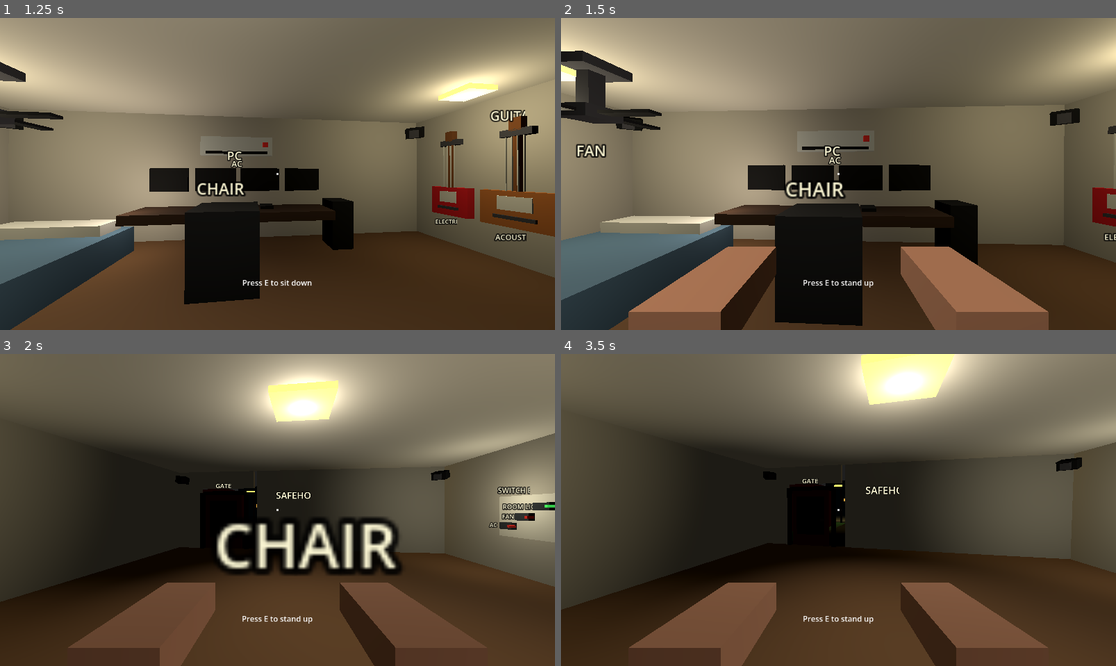
Above: before the commit, frames 1-4 (two rows, left to right).
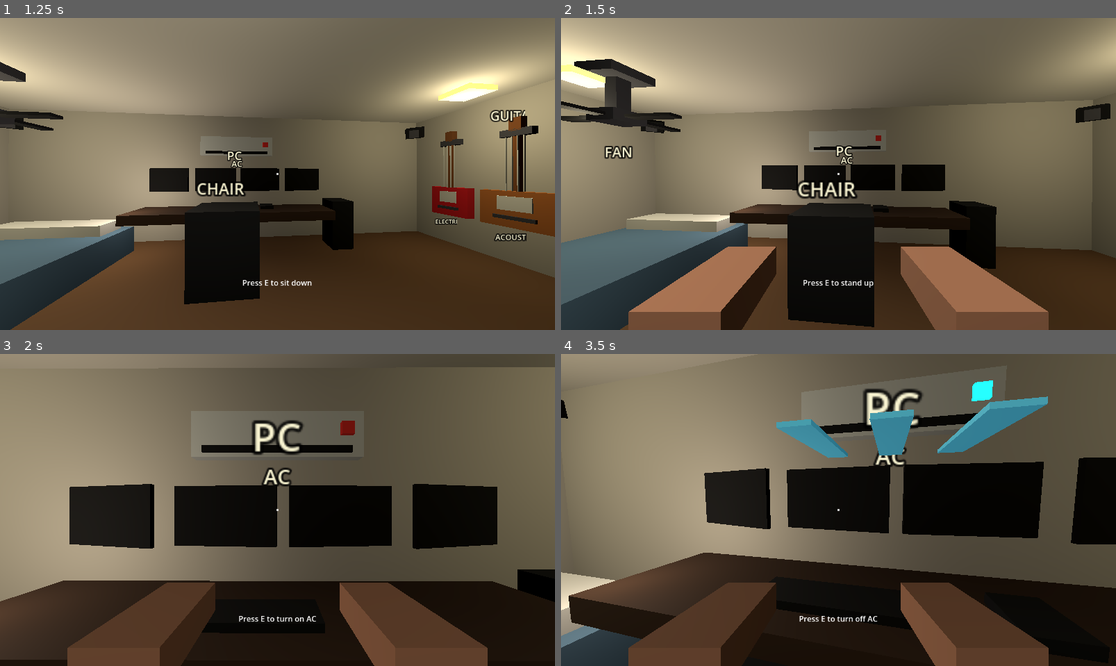
Above: after the commit, the same moments.

Repository: anonto42/my_room
Game: Godot game, scene res://scenes/main.tscn
The game is run twice, just before and just after one commit, with the same random seed, the same clock (stepped at 60 frames per second) and the same inputs.
Inputs (mouse positions are in pixels of both pictures, inside the frame that each line leads up to):
- Up to frame 1 (1.25 s): tap Enter at 0.5 s; move the mouse to (305, 174) at 0.52 s; hold W (move_forward) from 0.53 s (still down); hold E (interact) from 0.53 s (still down)
- Up to frame 2 (1.5 s): keep holding W (move_forward); move the mouse to (810, 174) at 1.27 s; release E (interact) at 1.28 s; tap E (interact) at 1.35 s
- Up to frame 3 (2 s): keep holding W (move_forward)
- Up to frame 4 (3.5 s): keep holding W (move_forward); tap E (interact) at 2, 3.05 s; move the mouse to (849, 503) at 2.02 s; hold E (interact) 2.03-2.78 s; tap Down (look_down) at 2.1 s; move the mouse to (832, 516) at 2.77 s; tap Left (look_left) at 2.85 s

Frame 1 is identical in both runs. In frame 2, 11% of the frame differs, in the area x 0-100%, y 6-100%; in frame 3, 72%; in frame 4, 82%, in the area x 0-100%, y 0-100%.

Commit message:
new locations added

Diff:
--- a/scripts/main.gd
+++ b/scripts/main.gd
@@ -245,6 +245,7 @@
 	_box(room, "Ceiling", Vector3(10, 0.2, 10), Vector3(0, 3.1, 0), _materials.ceiling, true)
 	_label(room, "SAFEHOUSE", Vector3(0, 2.05, 4.86), Vector3(0, 180, 0), 34)
 	_create_gate(room)
+	_create_apartment_entry_zone(room)
 
 
 func _create_gate(parent: Node3D) -> void:
@@ -388,6 +389,26 @@
 		if body == _player:
 			set_current_zone(&"new_harbor_city")
 			show_world_message("Entered New Harbor City")
+	)
+
+
+func _create_apartment_entry_zone(parent: Node3D) -> void:
+	var zone := Area3D.new()
+	zone.name = "ApartmentEntryZone"
+	zone.position = Vector3(3.0, 1.0, 3.2)
+	zone.collision_layer = 0
+	zone.collision_mask = LAYER_WORLD
+	parent.add_child(zone)
+	var shape := CollisionShape3D.new()
+	shape.name = "CollisionShape3D"
+	var box := BoxShape3D.new()
+	box.size = Vector3(2.4, 2.0, 2.0)
+	shape.shape = box
+	zone.add_child(shape)
+	zone.body_entered.connect(func(body: Node) -> void:
+		if body == _player:
+			set_current_zone(&"apartment")
+			show_world_message("Entered Safehouse Room")
 	)
 
 
@@ -490,7 +511,7 @@
 	var sit := Marker3D.new()
 	sit.name = "SitPosition"
 	sit.position = Vector3(0, 0.95, -0.05)
-	sit.rotation_degrees = Vector3(0, 180, 0)
+	sit.rotation_degrees = Vector3(0, 0, 0)
 	chair.add_child(sit)
 	chair.script = load("res://scripts/gaming_chair.gd")
 	chair.set("computer_path", NodePath(".."))
@@ -740,6 +761,17 @@
 		show_room_message("Player view")
 	else:
 		show_room_message("CCTV view %d of %d" % [_camera_view_index, _cctv_cameras.size()])
+
+
+func reset_camera_to_player() -> void:
+	if not _player_camera:
+		return
+	_camera_view_index = 0
+	_player_camera.current = true
+	for cam in _cctv_cameras:
+		cam.current = false
+	if _player and _player.has_method("set_external_camera_view"):
+		_player.set_external_camera_view(false)
 
 
 func toggle_switch_control(control_id: StringName) -> void:
--- a/scripts/player.gd
+++ b/scripts/player.gd
@@ -85,7 +85,11 @@
 				_finish_sleep()
 			return
 		if is_sitting:
-			leave_sitting()
+			_update_interact_target()
+			if current_interact_target and current_interact_target != _sit_source and current_interact_target.has_method("interact"):
+				current_interact_target.interact()
+			else:
+				leave_sitting()
 			return
 		_update_interact_target()
 		if current_interact_target and current_interact_target.has_method("interact"):
@@ -146,7 +150,13 @@
 		_set_prompt("Press E to get up | Press C for CCTV views" if _sleep_can_wake else "Press C for CCTV views")
 		return
 	if is_sitting:
-		_set_prompt("Press E to stand up")
+		current_interact_target = null
+		if interact_ray.is_colliding():
+			current_interact_target = _resolve_interactable(interact_ray.get_collider())
+		if current_interact_target and current_interact_target != _sit_source:
+			_set_prompt(str(current_interact_target.get("interact_hint")))
+		else:
+			_set_prompt("Press E to stand up")
 		return
 	current_interact_target = null
 	if interact_ray.is_colliding():
@@ -263,8 +273,15 @@
 	if input_locked or not is_sitting:
 		return
 	input_locked = true
-	var stand_pos := global_position + (global_transform.basis.z * -0.9)
+	var sit_position: Marker3D = _sit_source.get_node_or_null("SitPosition") if _sit_source else null
+	var stand_dir := global_transform.basis.z
+	if sit_position:
+		stand_dir = sit_position.global_transform.basis.z
+	var stand_pos := global_position + (stand_dir * 0.9)
 	stand_pos.y = _spawn_transform.origin.y
+	var current_scene := get_tree().current_scene
+	if current_scene and current_scene.has_method("reset_camera_to_player"):
+		current_scene.reset_camera_to_player()
 	var tween := create_tween()
 	tween.set_trans(Tween.TRANS_CUBIC)
 	tween.set_ease(Tween.EASE_IN_OUT)
@@ -317,6 +334,9 @@
 	head.transform = _sleep_return_head_transform
 	camera.position = Vector3.ZERO
 	camera.rotation = Vector3.ZERO
+	var current_scene := get_tree().current_scene
+	if current_scene and current_scene.has_method("reset_camera_to_player"):
+		current_scene.reset_camera_to_player()
 	var tween := create_tween()
 	if _fade_overlay:
 		tween.tween_property(_fade_overlay, "color", Color(0, 0, 0, 0), 1.0)
Not shown, added: scripts/city_site.gd.uid
